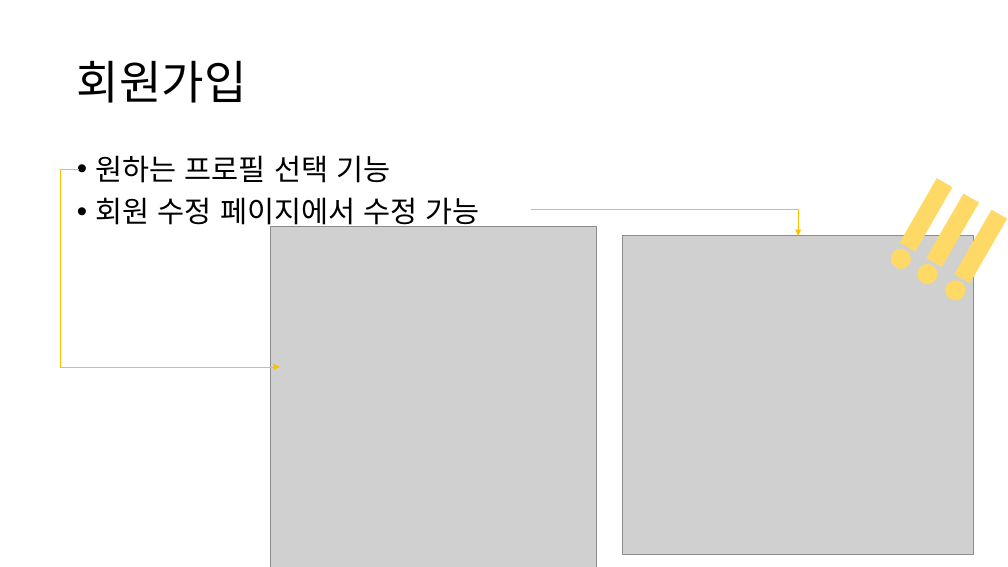
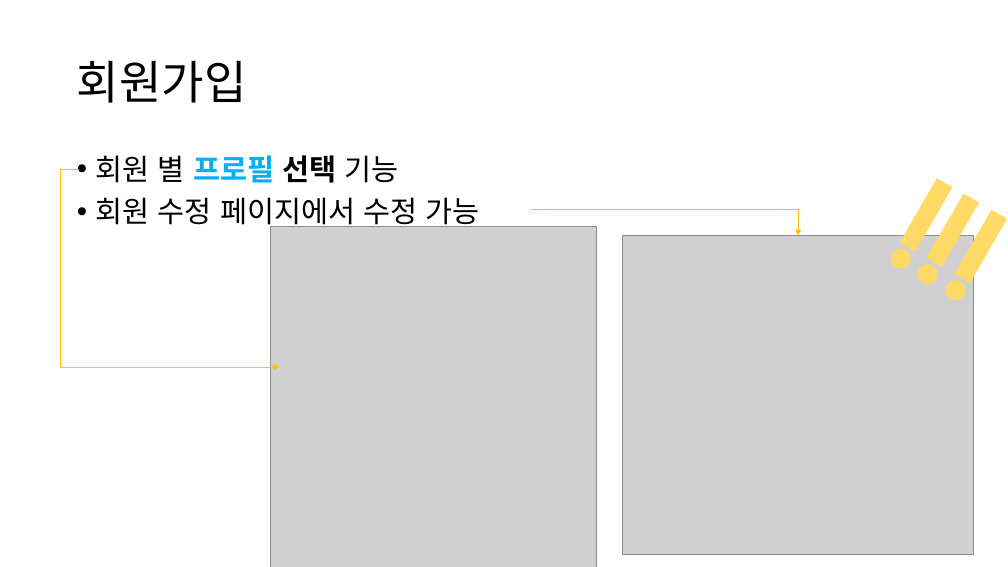
Before and after one commit to Grat3Su/EnjoyTrip, a slide deck: slide 7 of 부울경 3반 1조.pptx (slide 2 before the commit). Drawn at 1008x567 pixels with LibreOffice and Linux fonts; fonts in the diff are those of the drawing; grey boxes stand for pictures. Boxes give left, top, right and bottom in pixels: in the first picture for what was removed or moved away, otherwise in the second. Text is boxed around its words. In the diff, an @@ line names an element or a change of style, - is before the commit and + after.

```diff
--- a/부울경 3반 1조.pptx
+++ b/부울경 3반 1조.pptx
@@ text at <box>96,155,399,183</box>: text changed @@
-• 원하는 프로필 선택 기능
+• 회원 별 프로필 선택 기능
```
Also in this commit, not shown: 5 other slides changed, 9 slides added, 2 slides removed, 5 other files.
